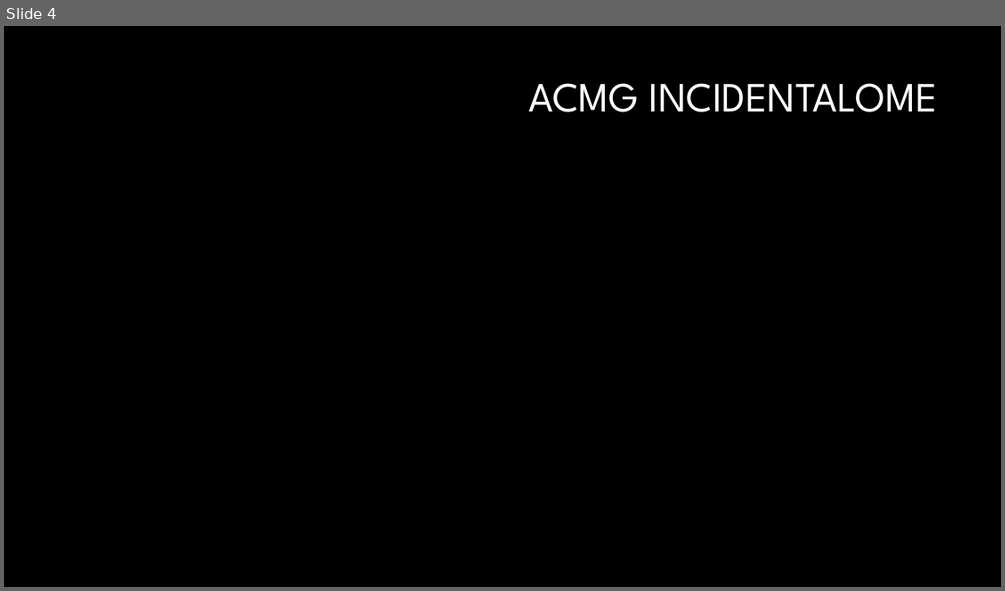
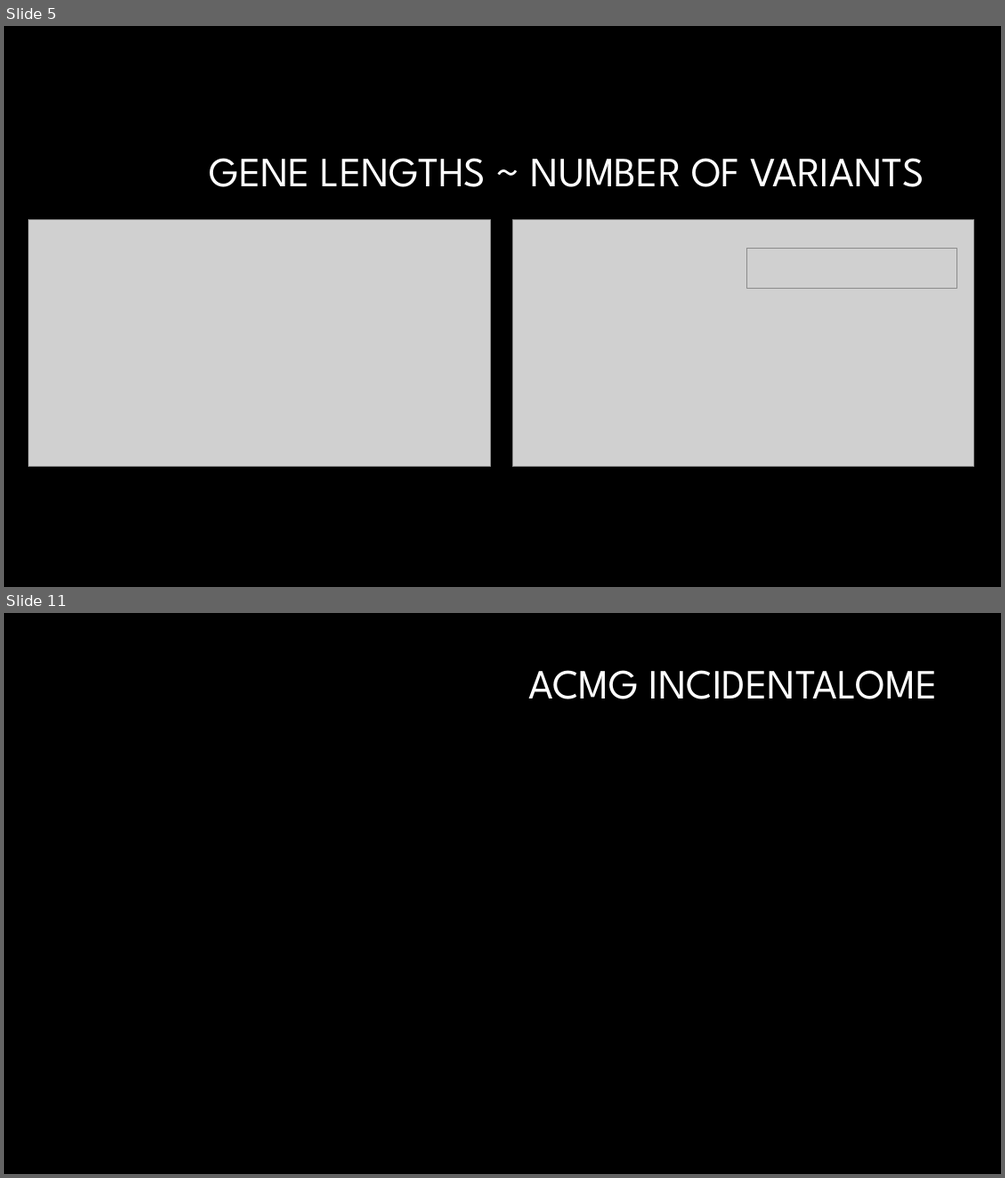
Before and after one commit to dfan/HST-2016, a slide deck: week_6/For_Zak.pptx. Shown one above the other, each under a label of ours: slide 4 before the commit, slides 5 and 11 after it; the slides between them are not shown. The pictures are 1005x591 and 1005x1178 pixels, drawn with LibreOffice and Linux fonts; fonts in the diff are those of the drawing; grey boxes stand for pictures; background and template pictures are left out. Boxes give left, top, right and bottom in pixels: in the first picture for what was removed or moved away, otherwise in the second. Text is boxed around its words. In the diff, an @@ line names an element or a change of style, - is before the commit and + after.

```diff
--- a/week_6/For_Zak.pptx
+++ b/week_6/For_Zak.pptx
@@ slide 5 added at [4, 26, 1001, 587], background #000000 @@
@@ title added at [210, 158, 924, 187], 40 pt, text #FFFFFF @@
+GENE LENGTHS ~ NUMBER OF VARIANTS
@@ picture added at [29, 220, 490, 467] @@
@@ picture added at [512, 220, 974, 467] @@
@@ picture added at [746, 248, 957, 288] @@
@@ what was slide 4 is now slide 11 @@
```
Also in this commit, not shown: 6 slides changed, 10 other slides added, 5 slides removed, 10 other files.
